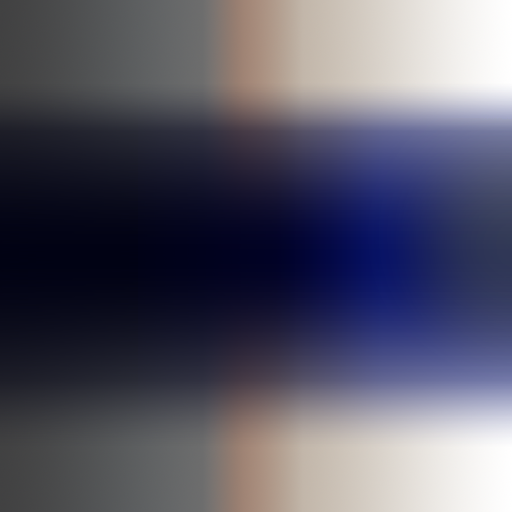
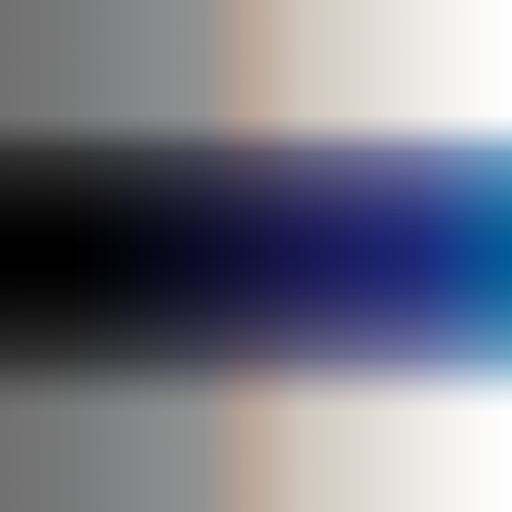
Revision of a layered 512x512 image; what changed, layer by layer:
hid "Layer 4" over [366, 83, 512, 386]
painted on "Layer 2" over [0, 83, 512, 447]
showed "Layer 7", opacity 100% → 25%, blend normal → lighten over [0, 0, 512, 512]
